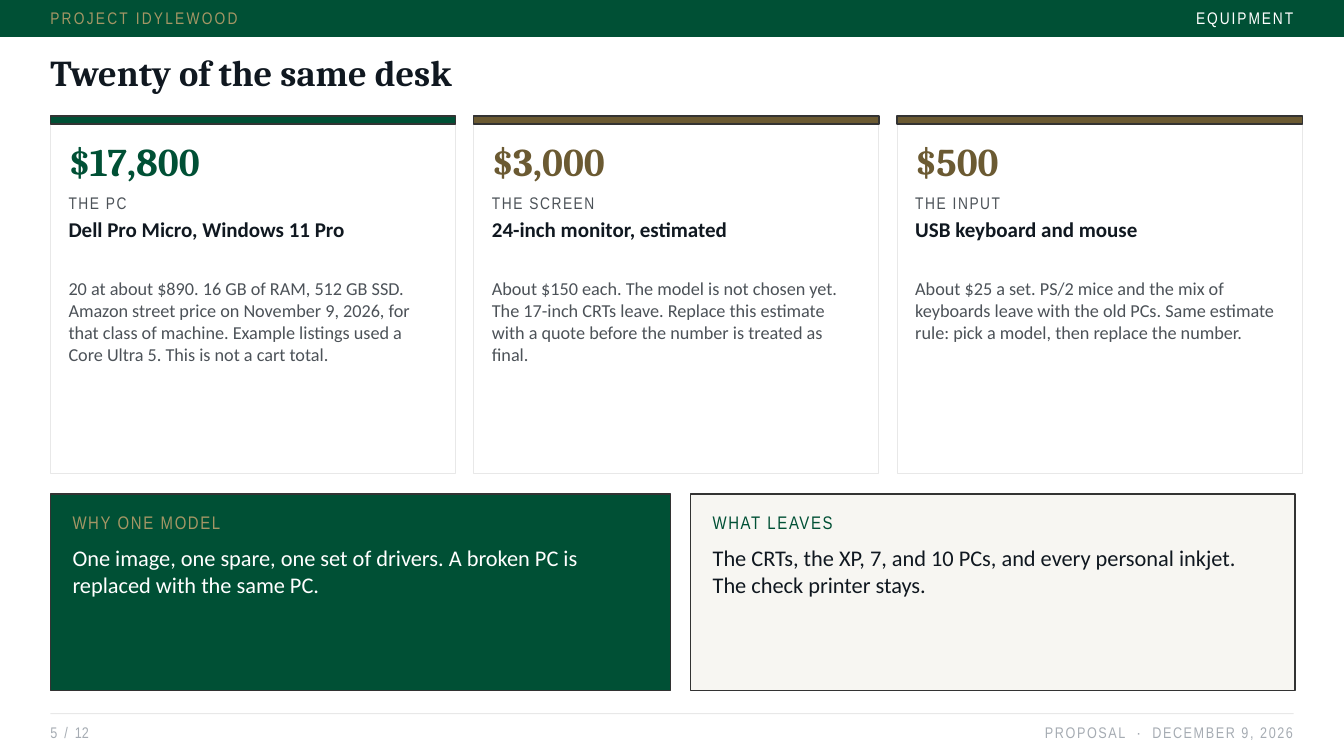
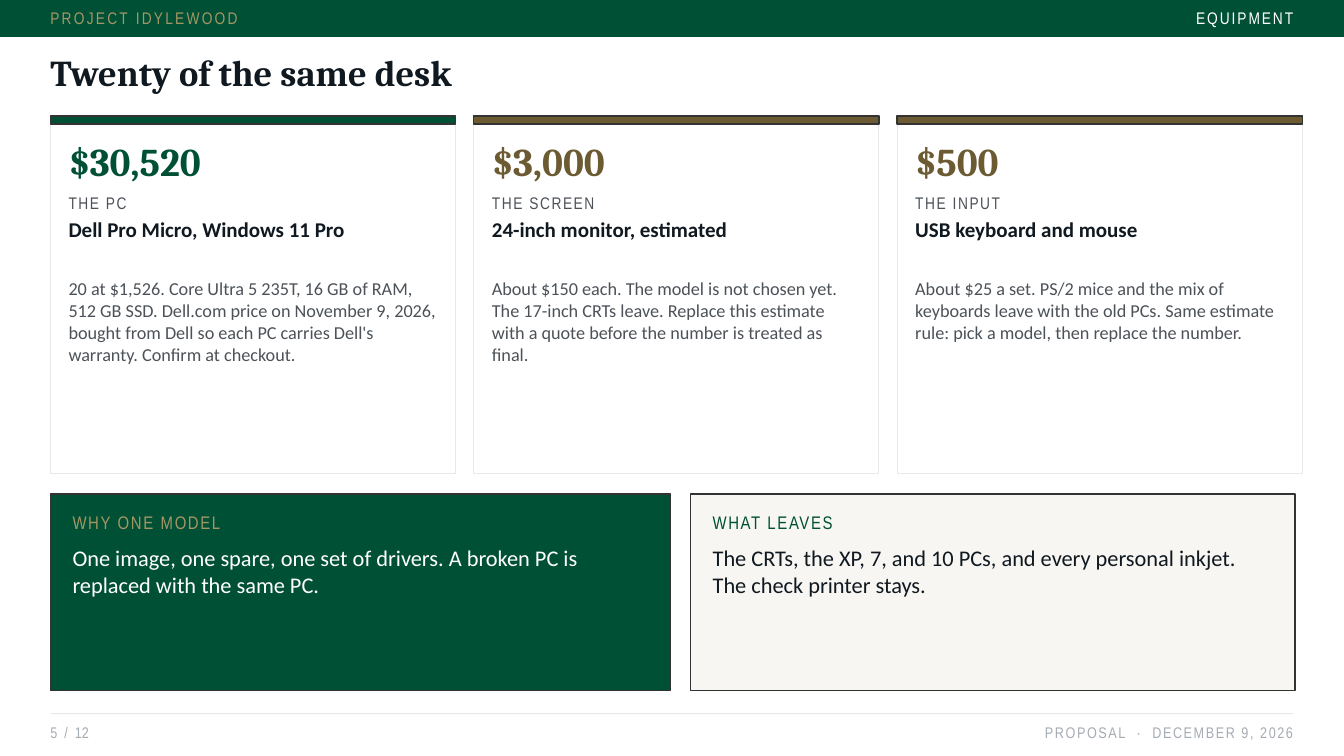
Before and after one commit to jxstjoeii/project-idylewood, a slide deck: slide 5 of slides/Project-Idylewood-Proposal.pptx. Drawn at 1344x756 pixels with LibreOffice and Linux fonts; fonts in the diff are those of the drawing. Boxes give left, top, right and bottom in pixels: in the first picture for what was removed or moved away, otherwise in the second. Text is boxed around its words. In the diff, an @@ line names an element or a change of style, - is before the commit and + after.

```diff
--- a/slides/Project-Idylewood-Proposal.pptx
+++ b/slides/Project-Idylewood-Proposal.pptx
@@ text at [69,147,201,181]: text changed @@
-$17,800
+$30,520
@@ text at [69,282,435,364]: text changed @@
-20 at about $890. 16 GB of RAM, 512 GB SSD. Amazon street price on November 9, 2026, for that class of machine. Example listings used a Core Ultra 5. This is not a cart total.
+20 at $1,526. Core Ultra 5 235T, 16 GB of RAM, 512 GB SSD. Dell.com price on November 9, 2026, bought from Dell so each PC carries Dell's warranty. Confirm at checkout.
```
Also in this commit, not shown: 5 other slides changed, 5 other files.
